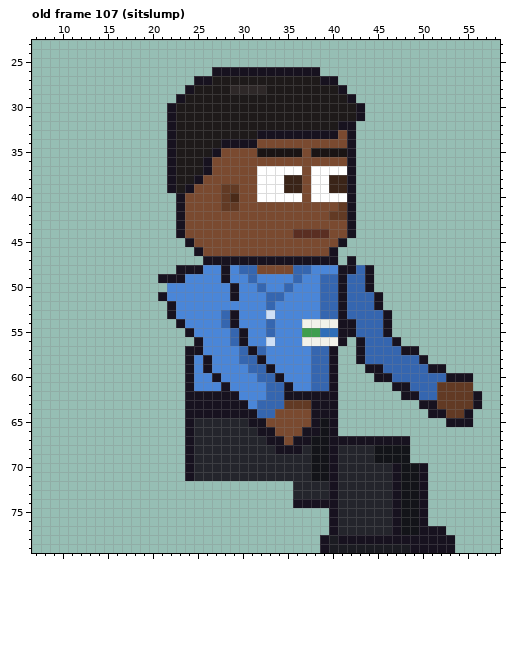
Pixel-art file -- sprites/staff/office_michael_right_anim.aseprite. The picture above is the old version.
64x80 pixels, 129 frames. Colours within 5 levels of each other are drawn and written as one. Shown: old frame 107 (sitslump): x 7..58, y 23..79. The commit also changed other frames, which this record leaves out.
And afterwards:
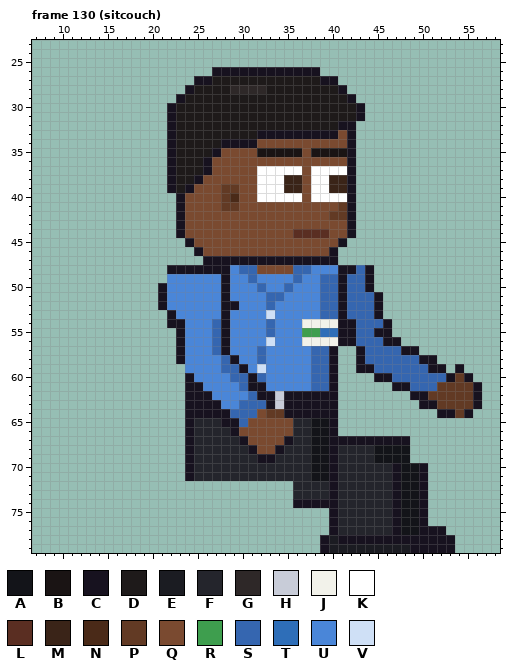
Palette (. is transparent): A #131419  B #1a1414  C #17121f  D #1e1a1a  E #1b1c22  F #24252c  G #2e2828  H #c8ccd8  J #f2f2ea  K #ffffff  L #5a2e22  M #3a2418  N #4a2a18  P #623a24  Q #7a4a30  R #3e9e4e  S #3566b0  T #2e6eb8  U #4a86d8  V #cfe0f6
A new or re-ordered frame is compared with the old frame closest to it.
From old to new:
frames 129 -> 135
Frame 130 (sitcouch) is new; against old frame 107 (sitslump), layers "Near Arm", "Back Arm":
Colour C becomes colour A in rows 65 to 66 at x 38.
The author put colour C in row 48 at x 22; in row 50 at x 21; in row 52 at x 21; in row 54 at x 22; in row 55 at x 23; in row 56 at x 23 and 42.
The author put colour C in row 57 at x 23; in row 58 at x 23 and 51; in row 59 at x 43 and 54; in row 61 at x 56.
Colour F becomes colour C in row 65 at x 28 to 29; in row 66 at x 29; in row 67 at x 30; in row 68 at x 31; in row 69 at x 32 to 33.
Colour P becomes colour C in row 63 at x 35 to 37; in row 64 at x 53.
Colour Q becomes colour C in row 64 at x 35 to 37; in row 67 at x 35.
Colour S becomes colour C in row 53 at x 28 and 45; in row 54 at x 28; in row 55 at x 45; in row 56 at x 46; in row 62 at x 33 and 50; in row 63 at x 33.
Colour U becomes colour C in row 48 at x 26 to 27; in rows 50 to 51 at x 28; in row 52 at x 28 to 29; in rows 55 to 57 at x 28; in row 58 at x 29; in row 59 at x 30.
Colour U becomes colour C in row 60 at x 31; in row 61 at x 25 and 31 to 32; in row 62 at x 32.
Colour C becomes colour F in row 66 at x 37; in row 67 at x 36 to 37; in row 68 at x 35 to 36.
Colour Q becomes colour F in row 65 at x 36 to 37; in row 66 at x 36.
Colour S becomes colour H in rows 62 to 63 at x 34.
Colour C becomes colour P in row 60 at x 54.
Colour Q becomes colour P in row 64 at x 34.
Colour S becomes colour P in row 62 at x 51; in row 64 at x 33.
Colour C becomes colour Q in row 65 at x 31 to 32; in row 66 at x 32 to 33; in row 67 at x 33 to 34.
Colour F becomes colour Q in row 66 at x 30 to 31; in row 67 at x 31 to 32; in row 68 at x 32 to 33.
Colour S becomes colour Q in row 64 at x 32.
Colour C becomes colour S in row 56 at x 43; in row 58 at x 32; in row 59 at x 45; in row 63 at x 30; in row 64 at x 29 to 31.
Colour F becomes colour S in row 65 at x 30.
Colour U becomes colour S in rows 54 to 57 at x 27; in row 58 at x 28; in row 59 at x 28 to 29; in row 60 at x 29 to 30; in row 61 at x 30; in rows 62 to 63 at x 31.
The author put colour U in row 56 at x 24.
Colour C becomes colour U in row 49 at x 22 to 23; in rows 50 to 51 at x 29; in row 52 at x 22; in rows 53 to 54 at x 29; in row 55 at x 24 and 30; in row 56 at x 25 and 30.
Colour C becomes colour U in row 57 at x 24 to 25 and 31; in row 58 at x 24 and 26; in row 59 at x 24, 26 and 33; in row 60 at x 27 and 34; in row 61 at x 28 and 35; in row 62 at x 27 to 29.
Colour C becomes colour U in row 63 at x 28 to 29.
Colour S becomes colour U in rows 55 to 56 at x 29; in row 57 at x 30; in row 58 at x 30 to 31; in row 59 at x 31; in row 60 at x 33; in row 61 at x 33 to 34.
Colour S becomes colour V in row 59 at x 32.
Colour C is removed in row 47 at x 42; in row 49 at x 21; in row 53 at x 46; in row 62 at x 48; in row 64 at x 51; in row 65 at x 53 to 55.
Where, in picture pixels (left, top, right, bottom), the same in both pictures:
erased: (347, 256, 356, 265)
changed: (158, 265, 320, 463)
changed: (347, 310, 482, 427)
